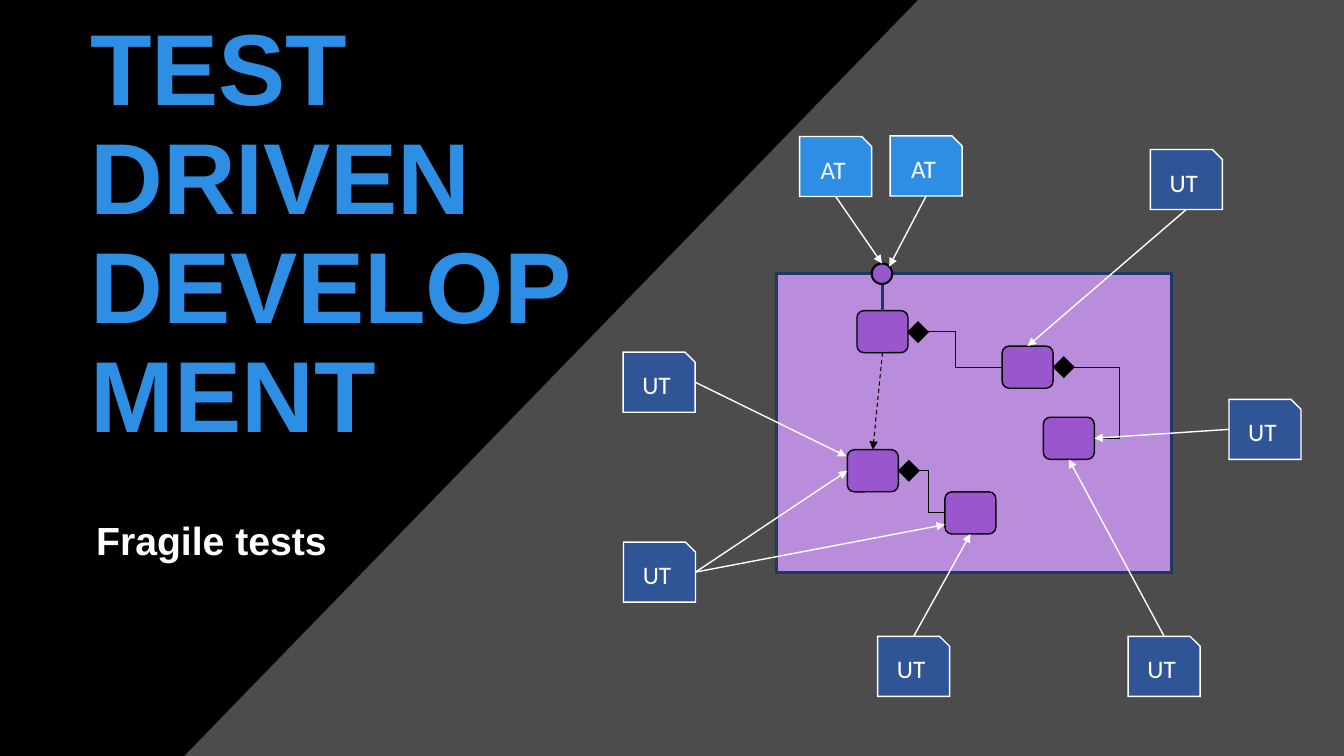
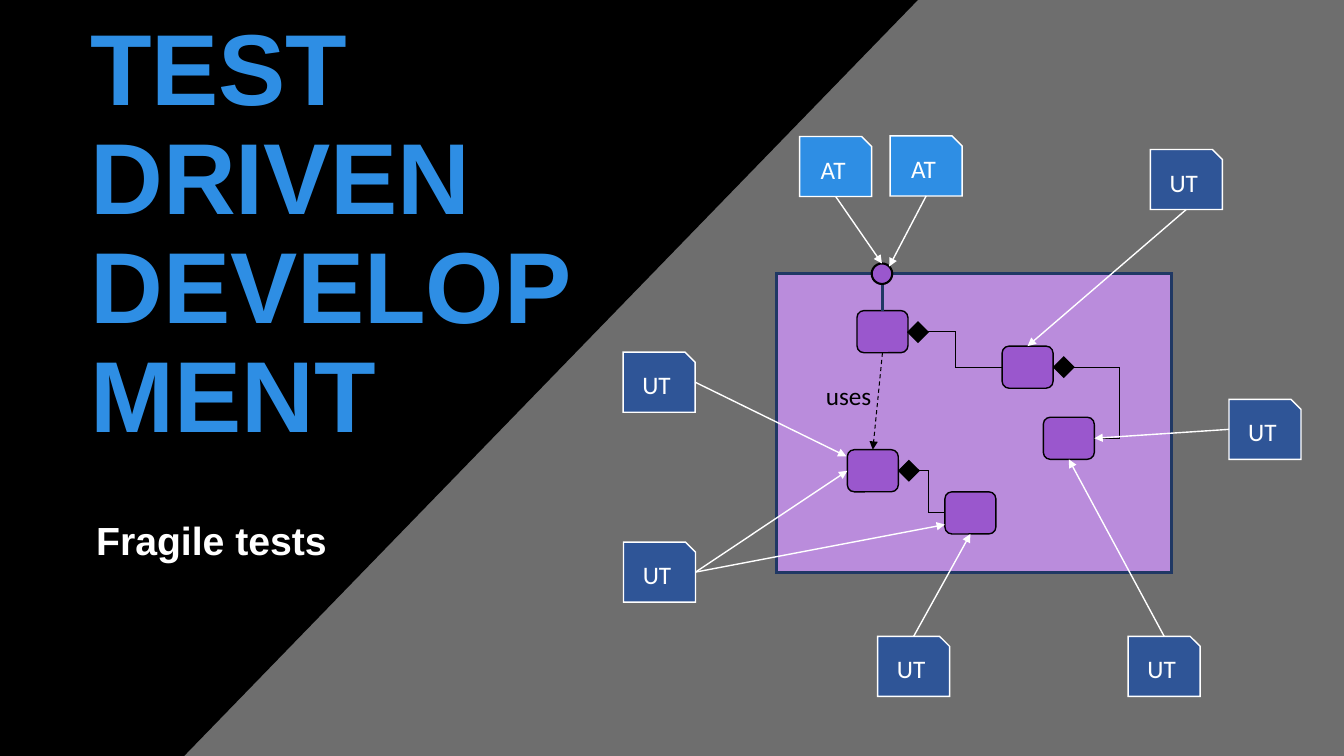
Before and after one commit to tpierrain/talk-outside-in-diamond-tdd, a slide deck: slide 7 of Outside-In-Diamond TDD.pptx. Drawn at 1344x756 pixels with LibreOffice and Linux fonts; fonts in the diff are those of the drawing; background and template pictures are left out. Boxes give left, top, right and bottom in pixels: in the first picture for what was removed or moved away, otherwise in the second. Text is boxed around its words. In the diff, an @@ line names an element or a change of style, - is before the commit and + after.

```diff
--- a/Outside-In-Diamond TDD.pptx
+++ b/Outside-In-Diamond TDD.pptx
@@ rectangle at (127,0,1344,756): fill #000000 at 70% opacity to #000000 at 57% opacity @@
@@ text added at (826,392,871,405), 18 pt, text #000000 @@
+uses
```
Also in this commit, not shown: 6 other slides changed.
